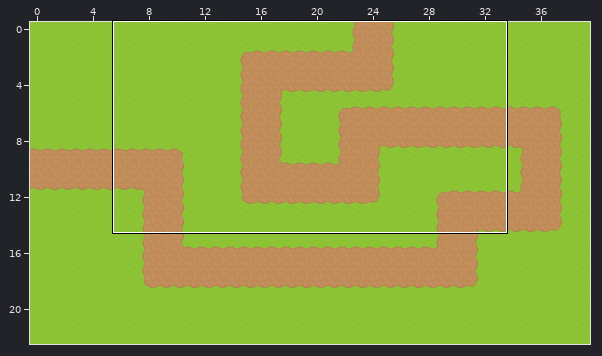
A Tiled map gets an edit: android/assets/game/levels/Grass2.tmx. The first picture is a wide view before the edit; the outline marks the close-up.
Close-up. Before:
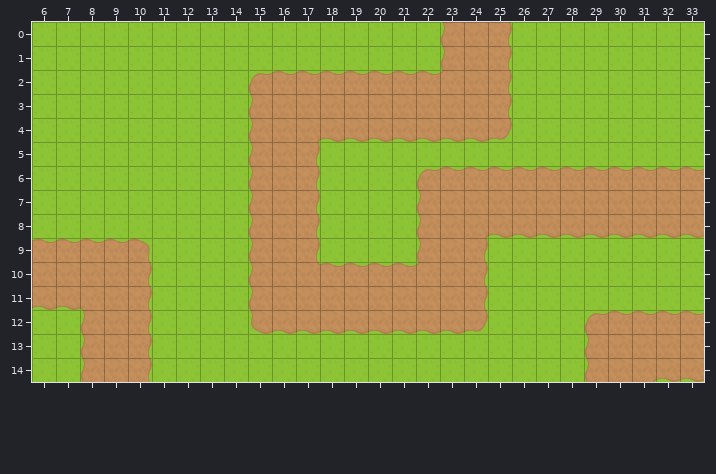
Cells are 64x64 px. Shown: x 6..33, y 0..14.
The same view after the edit:
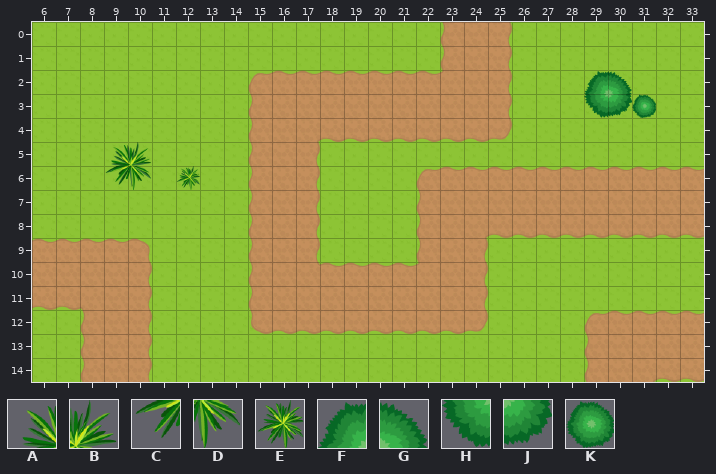
Key: from "tiles4": A 40, B 41, C 42, D 43, E 44, F 56, G 57, H 58, J 59, K 60.
_ is an empty cell, . an unchanged one.
Tiles of an added or newly shown layer are drawn over the layers below it.
Difference:
--- layer "Tile Layer 3" (added)
@@ x 29..31 @@
- 2 __.
- 3 ___
+ 2 FG.
+ 3 HJK
@@ x 9..12 @@
- 5 __..
- 6 __._
+ 5 AB..
+ 6 CD.E
Pixel boxes of the changes (left, top, right, bottom) in both close-ups:
added: (584, 71, 656, 118)
added: (106, 142, 151, 190)
added: (177, 166, 200, 190)
